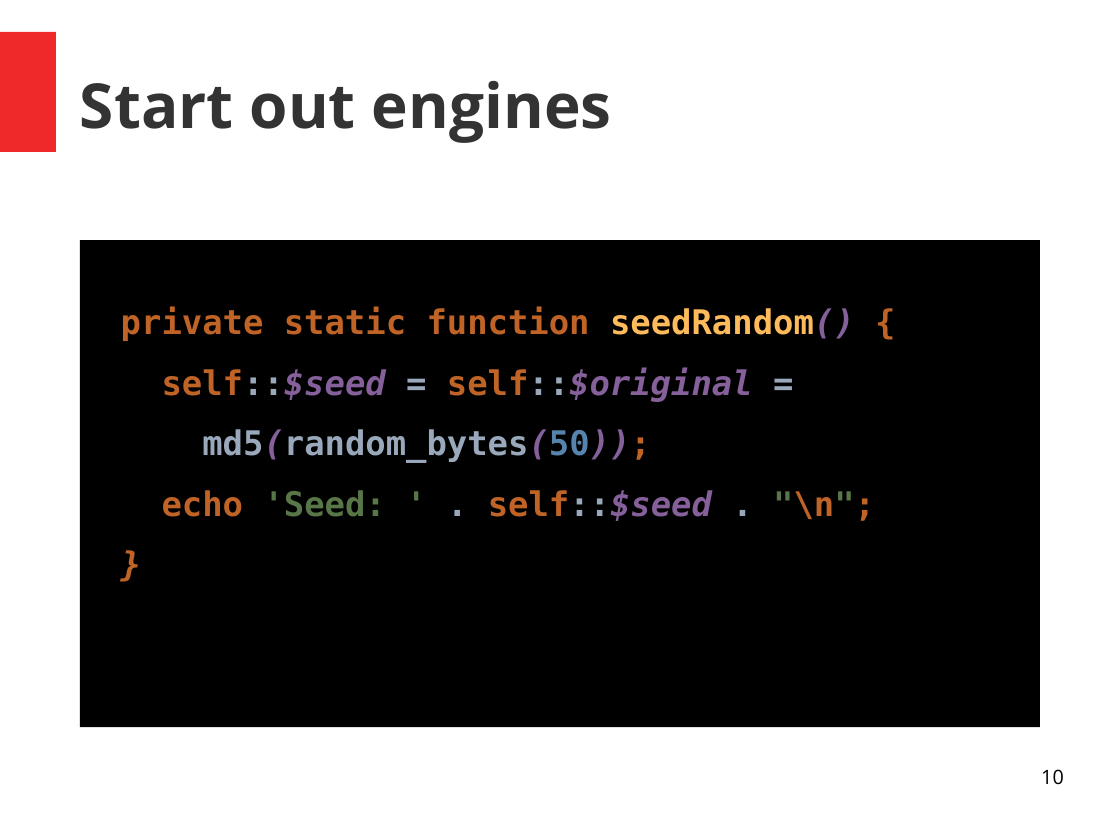
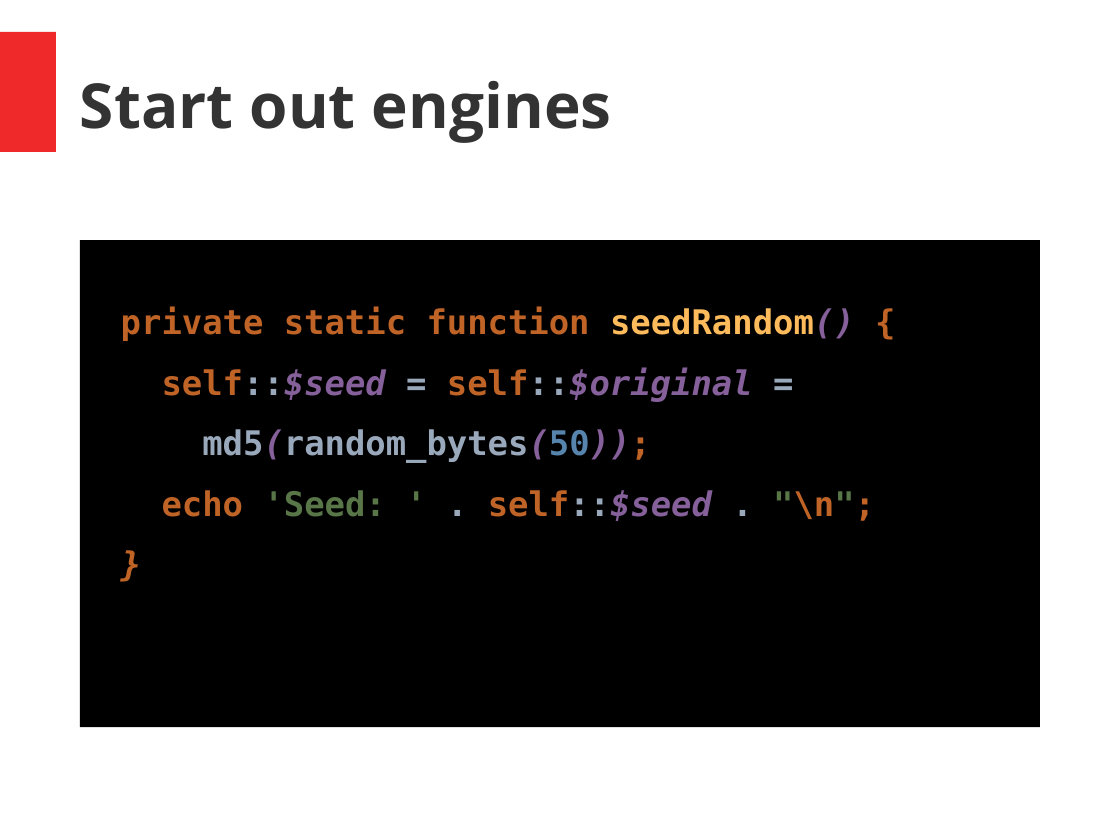
Before and after one commit to lferro9000/procedural-generation, a slide deck: slide 10 of procedural.odp. Drawn at 1120x840 pixels with LibreOffice and Linux fonts; fonts in the diff are those of the drawing. Boxes give left, top, right and bottom in pixels: in the first picture for what was removed or moved away, otherwise in the second. Text is boxed around its words. In the diff, an @@ line names an element or a change of style, - is before the commit and + after.

```diff
--- a/procedural.odp
+++ b/procedural.odp
@@ page number removed at [1041, 769, 1064, 785] @@
-10
```
Also in this commit, not shown: 13 other slides changed, 1 other file.
